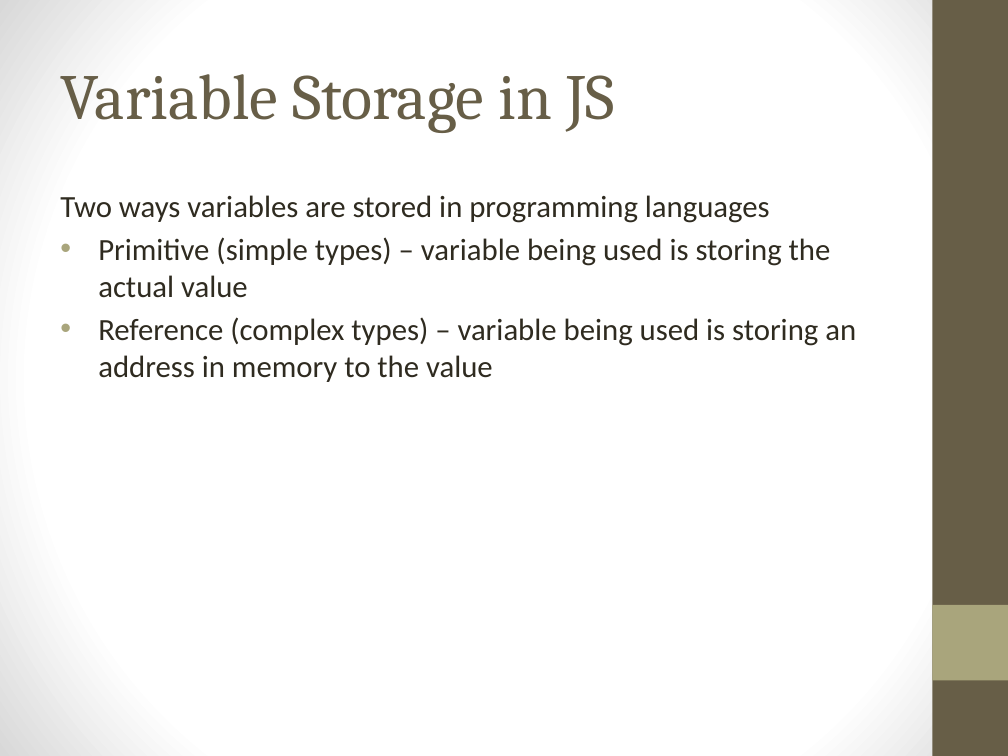
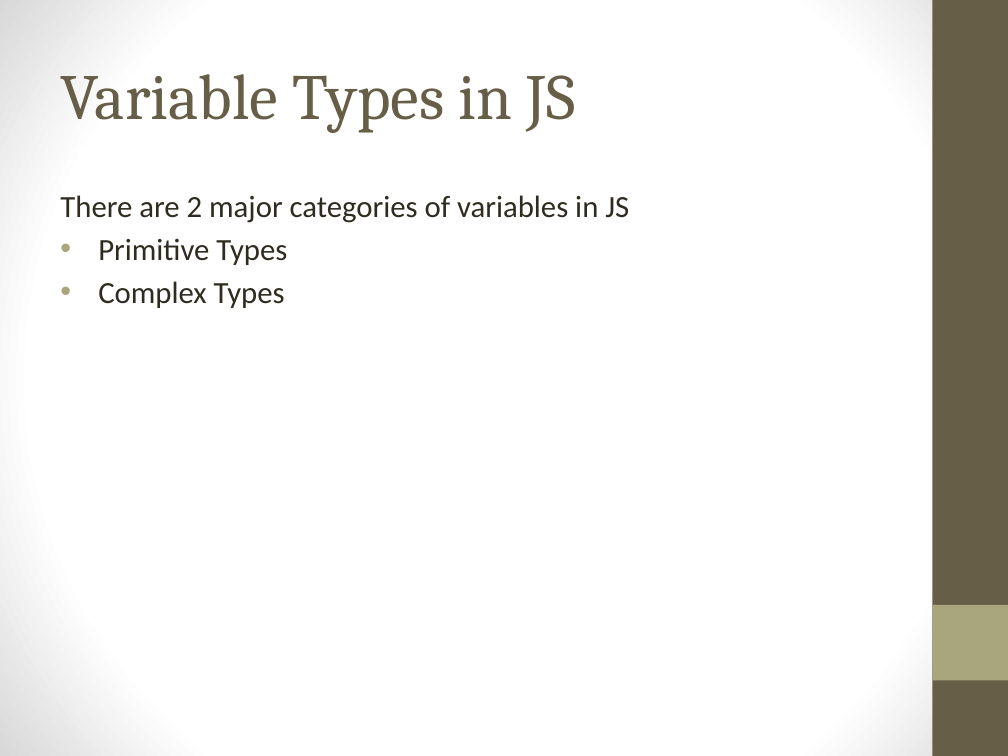
Before and after one commit to MarvinEads/DevTraining, a slide deck: slide 2 of JS-ValueAndReference.pptx. Drawn at 1008x756 pixels with LibreOffice and Linux fonts; fonts in the diff are those of the drawing. Boxes give left, top, right and bottom in pixels: in the first picture for what was removed or moved away, otherwise in the second. Text is boxed around its words. In the diff, an @@ line names an element or a change of style, - is before the commit and + after.

Commit message:
cleared up some language by seperating variables types versus referencing and added more examples

```diff
--- a/JS-ValueAndReference.pptx
+++ b/JS-ValueAndReference.pptx
@@ title at <box>60,74,576,133</box>: text changed @@
-Variable Storage in JS
+Variable Types in JS
@@ text at <box>60,195,629,308</box>: text changed @@
-Two ways variables are stored in programming languages
-• Primitive (simple types) – variable being used is storing the actual value
-• Reference (complex types) – variable being used is storing an address in memory to the value
+There are 2 major categories of variables in JS
+• Primitive Types
+• Complex Types
```
Also in this commit, not shown: 5 other slides changed, 3 slides added.
